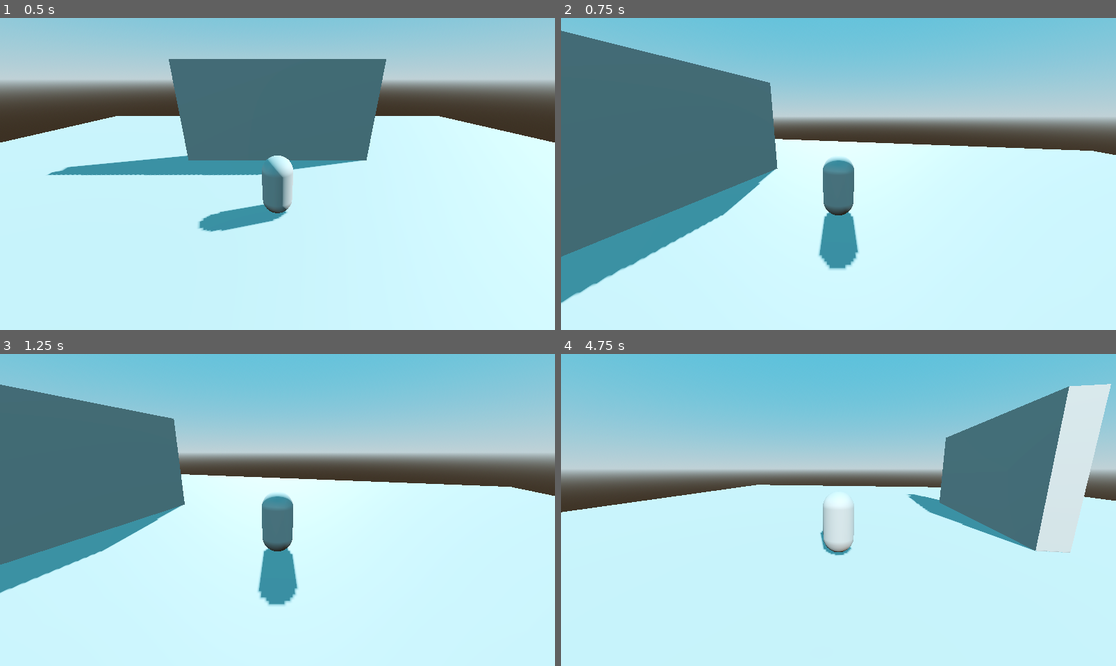
Above: before the commit, frames 1-4 (two rows, left to right).
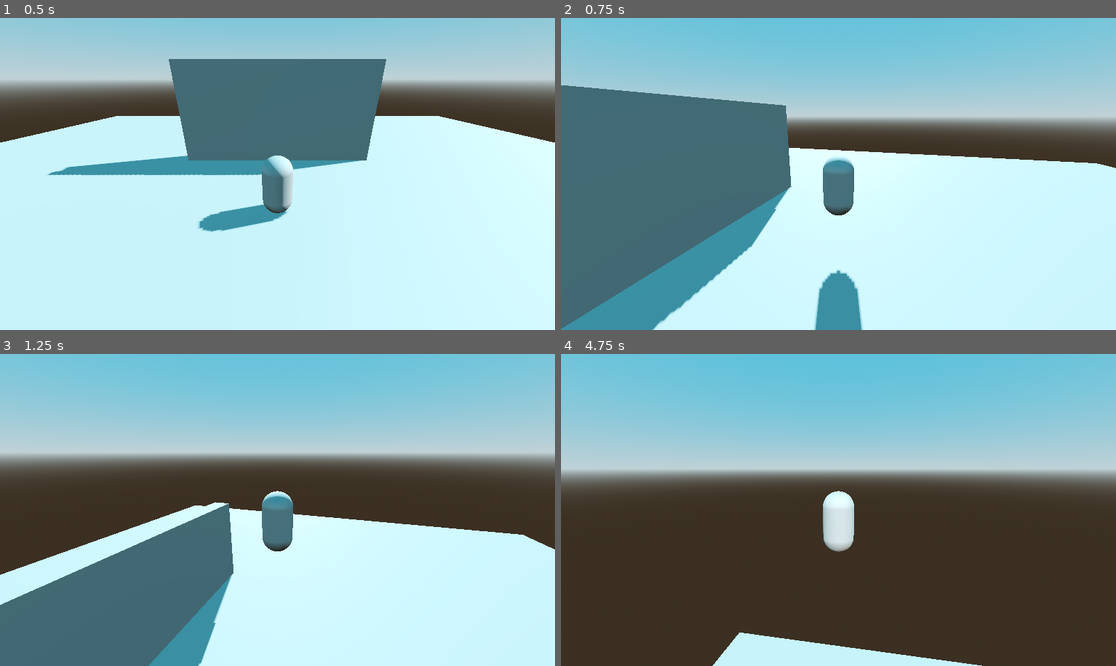
Above: after the commit, the same moments.

Repository: legacynical/ultimate-godot-intro-3d
Game: Godot game, scene res://scenes/levels/level.tscn
The game is run twice, just before and just after one commit, with the same random seed, the same clock (stepped at 60 frames per second) and the same inputs. The engine's default icon, where the game draws it, is replaced by a stand-in: a white triangle on a blue panel in a dark square.
Inputs (mouse positions are in pixels of both pictures, inside the frame that each line leads up to):
- Up to frame 1 (0.5 s): no input
- Up to frame 2 (0.75 s): tap Enter (ui_accept) at 0.5 s; move the mouse to (960, 158) at 0.52 s; hold D (right) from 0.53 s (still down); tap Space (jump) at 0.6 s
- Up to frame 3 (1.25 s): keep holding D (right); tap Space (jump) at 0.77, 1.07 s
- Up to frame 4 (4.75 s): move the mouse to (727, 525) at 1.27 s; release D (right) at 1.28 s; hold S (backward) 1.28-2.03 s; tap Space (jump) at 1.35, 1.52, 1.82, 2.1, 2.85, 3.02, 3.32, 3.6, 3.77, 4.07, 4.35, 4.52 s; move the mouse to (894, 441) at 2.02 s; hold D (right) 2.03-2.78 s; move the mouse to (810, 572) at 2.77 s; hold W (forward) 2.78-3.53 s; move the mouse to (1005, 556) at 3.52 s; hold A (left) from 3.53 s (still down); move the mouse to (672, 463) at 4.27 s

Frame 1 is identical in both runs. In frame 2, 20% of the frame differs, in the area x 0-100%, y 4-100%; in frame 3, 39%; in frame 4, 59%, in the area x 0-100%, y 9-100%.

Commit message:
add jump test

Diff:
--- a/scenes/entities/player/player.gd
+++ b/scenes/entities/player/player.gd
@@ -1,8 +1,15 @@
 extends CharacterBody3D
+
+@export var jump_height: float = 2.25
+@export var jump_time_to_peak: float = 0.4
+@export var jump_time_to_descent: float = 0.3
+
+@onready var jump_velocity: float = ((2.0 * jump_height) / jump_time_to_peak) * -1.0
+@onready var jump_gravity: float = ((-2.0 * jump_height) / (jump_time_to_peak * jump_time_to_peak)) * -1.0
+@onready var fall_gravity: float = ((-2.0 * jump_height) / (jump_time_to_descent * jump_time_to_descent)) * -1.0
 
 @export var base_speed := 4.0
 @export var camera: Node3D
-@export var controller_index: int = 0
 
 var movement_input := Vector2.ZERO
 
@@ -12,17 +19,22 @@
 		print("No controllers detected.")
 	else:
 		print("Connected controllers: ", connected_devices)
-		print("Using controller index: ", controller_index)
 
 func _input(event):
 	if event is InputEventJoypadMotion:
-		print("Joypad Motion Detected:", event.axis, "Value:", event.axis_value)
+		print("Joypad ", event.device," Motion Detected: ", event.axis, " Value: ", event.axis_value)
 	elif event is InputEventJoypadButton:
-		print("Joypad Button Pressed:", event.button_index, "Pressed:", event.pressed)
+		print("Joypad ", event.device,"  Button Pressed: ", event.button_index, " Pressed: ", str(event.pressed))
 
-func _physics_process(_delta: float) -> void:
+func _physics_process(delta: float) -> void:
 	movement_input = Input.get_vector("left", "right", "forward", "backward").rotated(-camera.global_rotation.y)
-	velocity = Vector3(movement_input.x, 0, movement_input.y) * base_speed
+	#velocity = Vector3(movement_input.x, 0, movement_input.y) * base_speed
+
+	if Input.is_action_just_pressed("jump"):
+		velocity.y = -jump_velocity
+	var gravity = jump_gravity if velocity.y > 0.0 else fall_gravity
+	velocity.y -= gravity * delta
+
 	move_and_slide()
 
 	#print(camera.global_rotation.y)
